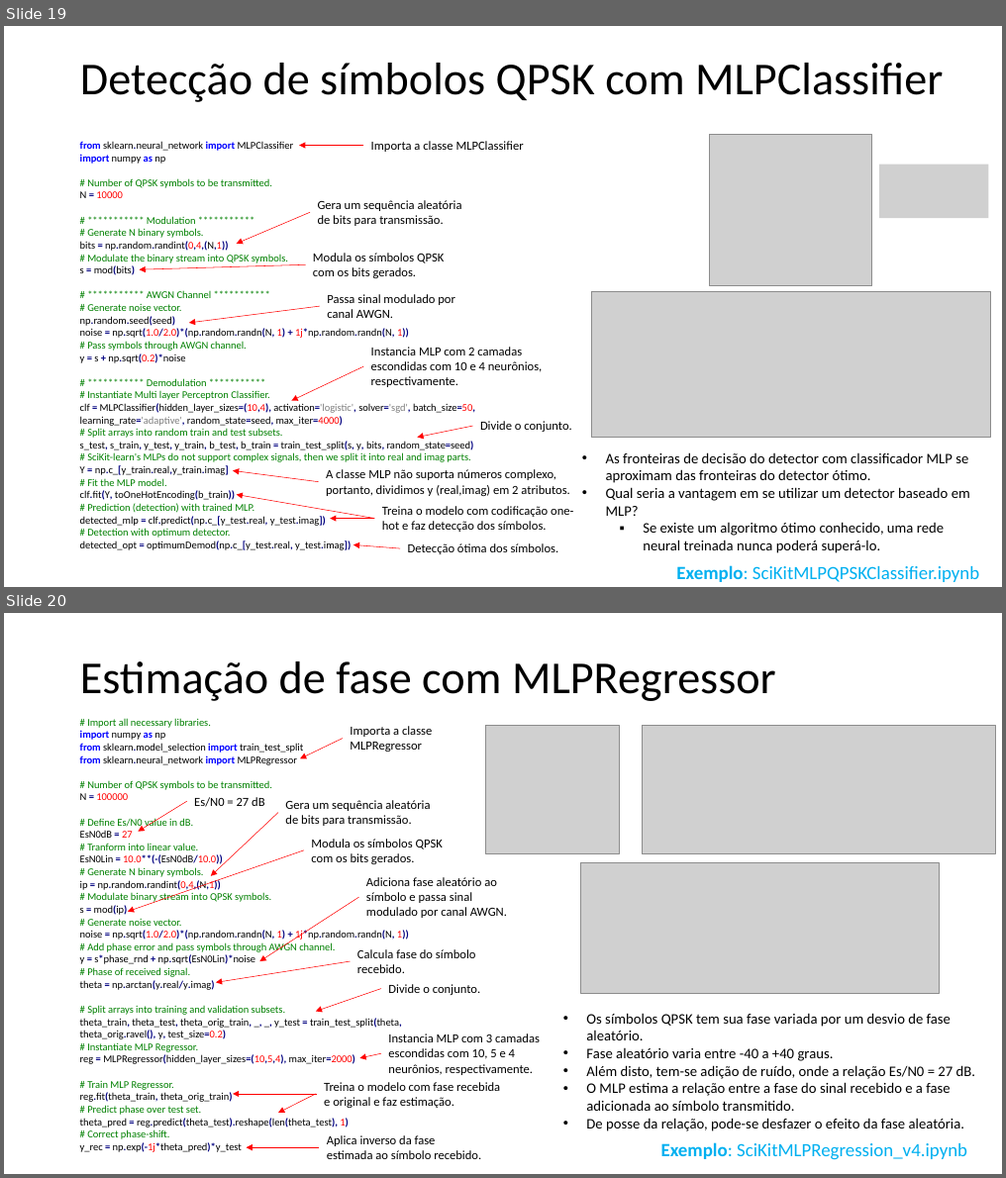
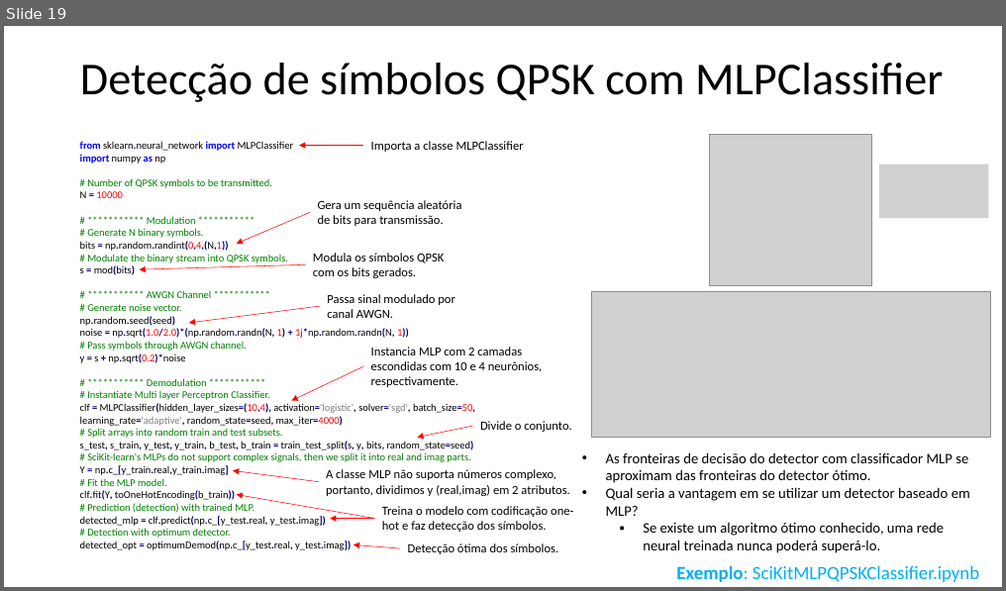
Before and after one commit to zz4fap/t320_aprendizado_de_maquina, a slide deck: slides/T320_Redes_Neurais_Artificiais (Parte IV).pptx. Shown one above the other, each under a label of ours: slides 19 and 20 before the commit, slide 19 after it. The pictures are 1006x1178 and 1006x591 pixels, drawn with LibreOffice and Linux fonts; fonts in the diff are those of the drawing; grey boxes stand for pictures. Boxes give left, top, right and bottom in pixels: in the first picture for what was removed or moved away, otherwise in the second. Text is boxed around its words. In the diff, an @@ line names an element or a change of style, - is before the commit and + after.

```diff
--- a/slides/T320_Redes_Neurais_Artificiais (Parte IV).pptx
+++ b/slides/T320_Redes_Neurais_Artificiais (Parte IV).pptx
@@ slide 20 removed at bbox=[4, 613, 1002, 1174], background #FFFFFF @@
@@ title removed at bbox=[80, 662, 776, 701] @@
-Estimação de fase com MLPRegressor
@@ text removed at bbox=[80, 718, 409, 1153] @@
-# Import all necessary libraries.
-import numpy as np
-from sklearn.model_selection import train_test_split
-from sklearn.neural_network import MLPRegressor
-# Number of QPSK symbols to be transmitted.
-N = 100000
-# Define Es/N0 value in dB.
-EsN0dB = 27
-# Tranform into linear value.
-EsN0Lin = 10.0**(-(EsN0dB/10.0))
-# Generate N binary symbols.
-ip = np.random.randint(0,4,(N,1))
-# Modulate binary stream into QPSK symbols.
-s = mod(ip)
-# Generate noise vector.
-noise = np.sqrt(1.0/2.0)*(np.random.randn(N, 1) + 1j*np.random.randn(N, 1))
-# Add phase error and pass symbols through AWGN channel.
-y = s*phase_rnd + np.sqrt(EsN0Lin)*noise
-# Phase of received signal.
-theta = np.arctan(y.real/y.imag)
-# Split arrays into training and validation subsets.
-theta_train, theta_test, theta_orig_train, _, _, y_test = train_test_split(theta, theta_orig.ravel(), y, test_size=0.2)
-# Instantiate MLP Regressor.
-reg = MLPRegressor(hidden_layer_sizes=(10,5,4), max_iter=2000)
-# Train MLP Regressor.
-reg.fit(theta_train, theta_orig_train)
-# Predict phase over test set.
-theta_pred = reg.predict(theta_test).reshape(len(theta_test), 1)
-# Correct phase-shift.
-y_rec = np.exp(-1j*theta_pred)*y_test
@@ text removed at bbox=[350, 726, 432, 752] @@
-Importa a classe MLPRegressor
@@ picture removed at bbox=[485, 726, 620, 854] @@
@@ picture removed at bbox=[642, 726, 995, 855] @@
@@ arrow removed from (343, 738) to (300, 759) @@
@@ arrow removed from (187, 802) to (138, 832) @@
@@ text removed at bbox=[194, 797, 264, 807] @@
-Es/N0 = 27 dB
@@ arrow removed from (278, 813) to (211, 876) @@
@@ text removed at bbox=[285, 800, 430, 826] @@
-Gera um sequência aleatória de bits para transmissão.
@@ text removed at bbox=[311, 839, 443, 864] @@
-Modula os símbolos QPSK com os bits gerados.
@@ arrow removed from (304, 851) to (128, 912) @@
@@ text removed at bbox=[366, 877, 507, 918] @@
-Adiciona fase aleatório ao símbolo e passa sinal modulado por canal AWGN.
@@ picture removed at bbox=[580, 863, 939, 993] @@
@@ arrow removed from (358, 897) to (260, 961) @@
@@ arrow removed from (350, 961) to (216, 983) @@
@@ text removed at bbox=[357, 950, 476, 973] @@
-Calcula fase do símbolo recebido.
@@ arrow removed from (381, 989) to (316, 1011) @@
@@ text removed at bbox=[388, 984, 480, 995] @@
-Divide o conjunto.
@@ text removed at bbox=[586, 1013, 975, 1132] @@
-• Os símbolos QPSK tem sua fase variada por um desvio de fase aleatório.
-• Fase aleatório varia entre -40 a +40 graus.
-• Além disto, tem-se adição de ruído, onde a relação Es/N0 = 27 dB.
-• O MLP estima a relação entre a fase do sinal recebido e a fase adicionada ao símbolo transmitido.
-• De posse da relação, pode-se desfazer o efeito da fase aleatória.
@@ arrow removed from (381, 1054) to (359, 1059) @@
@@ text removed at bbox=[388, 1034, 540, 1075] @@
-Instancia MLP com 3 camadas escondidas com 10, 5 e 4 neurônios, respectivamente.
@@ text removed at bbox=[324, 1082, 500, 1108] @@
-Treina o modelo com fase recebida e original e faz estimação.
@@ arrow removed from (317, 1094) to (233, 1094) @@
@@ arrow removed from (316, 1094) to (278, 1113) @@
@@ text removed at bbox=[327, 1136, 481, 1159] @@
-Aplica inverso da fase estimada ao símbolo recebido.
@@ text removed at bbox=[661, 1143, 967, 1160] @@
-Exemplo: SciKitMLPRegression_v4.ipynb
@@ arrow removed from (319, 1149) to (246, 1149) @@
```
Also in this commit, not shown: 10 slides changed.
